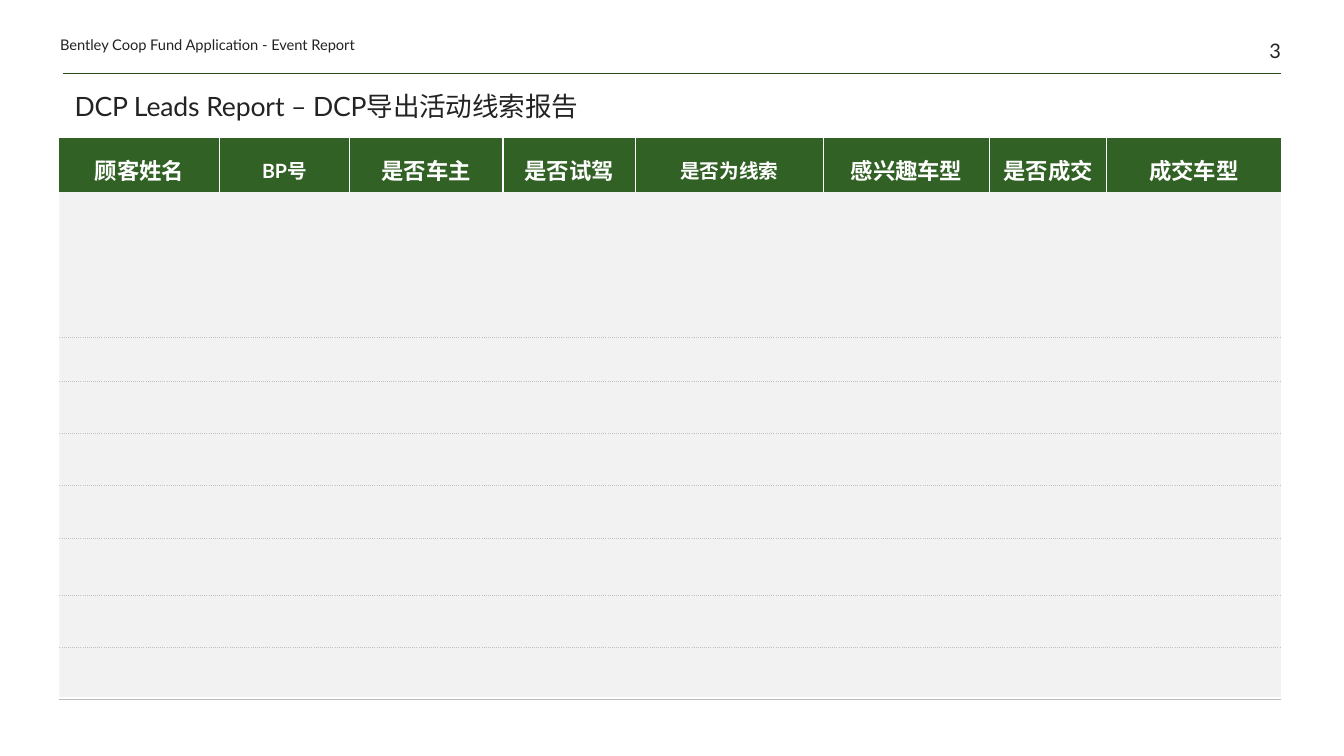
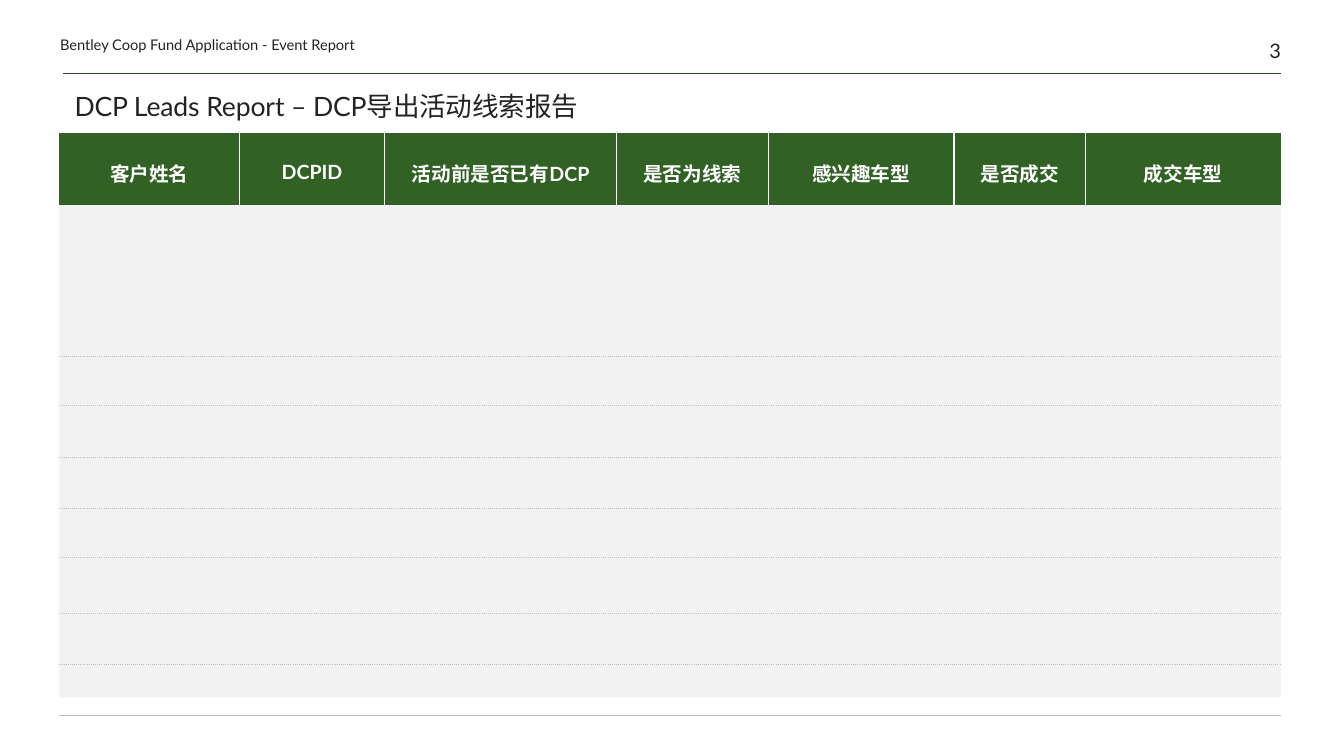
Before and after one commit to Yrtech-Tony/com.yrtech.Bentley.API.Upgrade, a slide deck: slide 3 of com.yrtech.bentleyAPI/com.yrtech.InventoryAPI/template/ReportOnLine.pptx. Drawn at 1344x756 pixels with LibreOffice and Linux fonts; fonts in the diff are those of the drawing. Boxes give left, top, right and bottom in pixels: in the first picture for what was removed or moved away, otherwise in the second. Text is boxed around its words. In the diff, an @@ line names an element or a change of style, - is before the commit and + after.

```diff
--- a/com.yrtech.bentleyAPI/com.yrtech.InventoryAPI/template/ReportOnLine.pptx
+++ b/com.yrtech.bentleyAPI/com.yrtech.InventoryAPI/template/ReportOnLine.pptx
@@ table at [59, 133, 1281, 720] @@
-column 1: 顾客姓名 |  |  |  |  |  |  |  |  |  | 
-column 2: BP号 |  |  |  |  |  |  |  |  |  | 
-column 3: 是否车主 |  |  |  |  |  |  |  |  |  | 
-column 4: 是否试驾 |  |  |  |  |  |  |  |  |  | 
+column 1: 客户姓名 |  |  |  |  |  |  |  |  |  | 
+column 2: DCPID |  |  |  |  |  |  |  |  |  | 
+column 3: 活动前是否已有DCP |  |  |  |  |  |  |  |  |  | 
@@ table: place and size @@
-table at [59, 138, 1281, 711]
+table at [59, 133, 1281, 720]
```
Also in this commit, not shown: 1 other slide changed, 1 other file.
